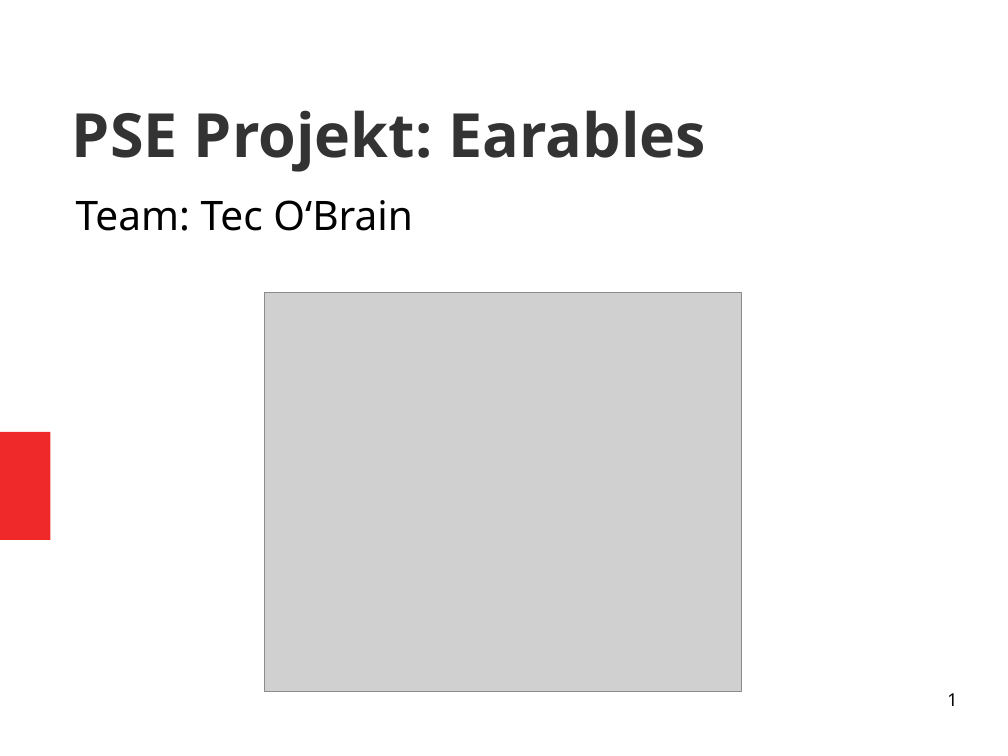
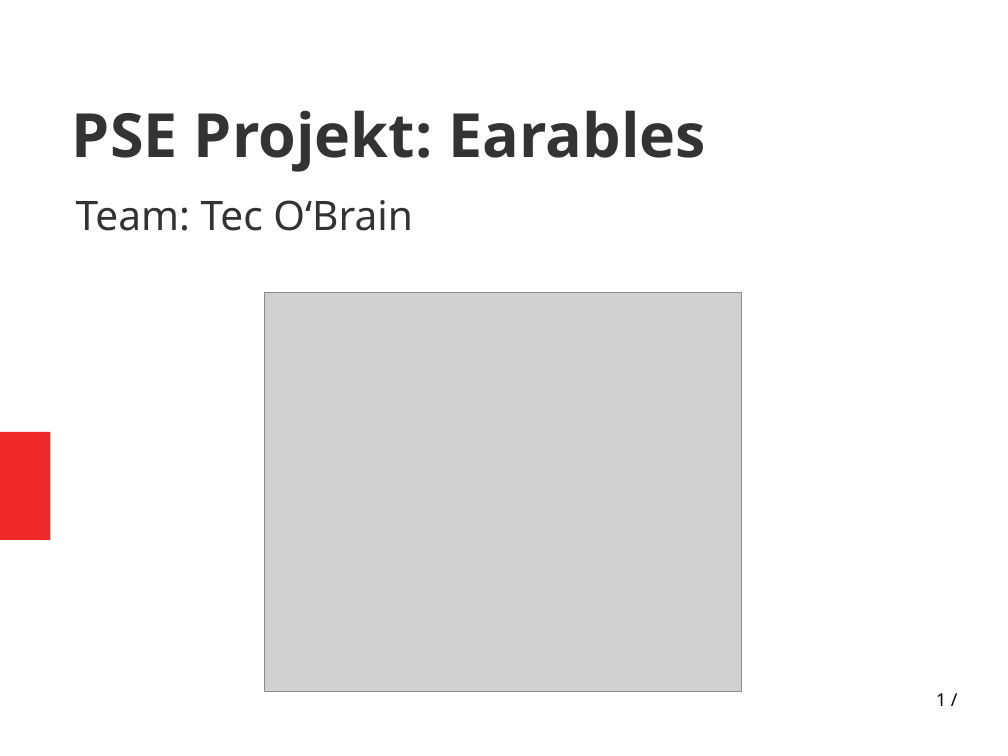
Before and after one commit to vlle1/dokumente-earablesKIT, a slide deck: slide 1 of Abschlusspräsi/Abschlusspräsi.odp. Drawn at 1008x756 pixels with LibreOffice and Linux fonts; fonts in the diff are those of the drawing; grey boxes stand for pictures. Boxes give left, top, right and bottom in pixels: in the first picture for what was removed or moved away, otherwise in the second. Text is boxed around its words. In the diff, an @@ line names an element or a change of style, - is before the commit and + after.

```diff
--- a/Abschlusspräsi/Abschlusspräsi.odp
+++ b/Abschlusspräsi/Abschlusspräsi.odp
@@ subtitle "Team: Tec O‘Brain" at [76, 200, 413, 231]: text colour #000000 to #333333; more space between paragraphs @@
@@ page number at [936, 693, 946, 706]: text changed @@
-1
+1 /
```
Also in this commit, not shown: 10 other slides changed, 2 slides added, 1 other file.
